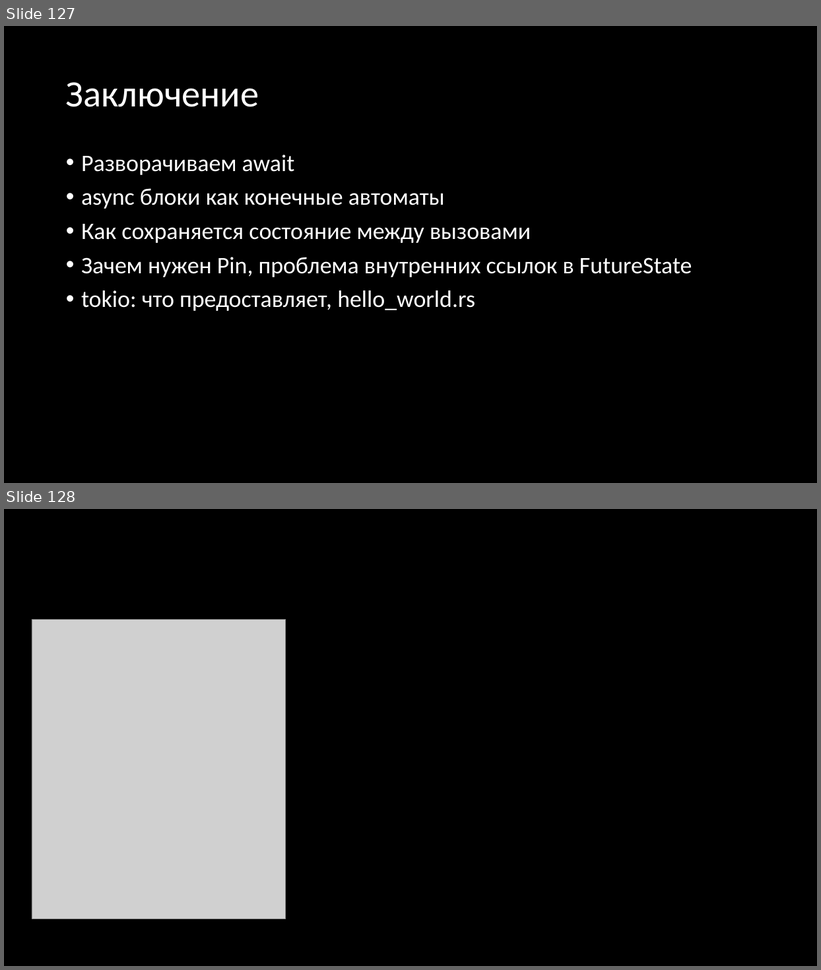
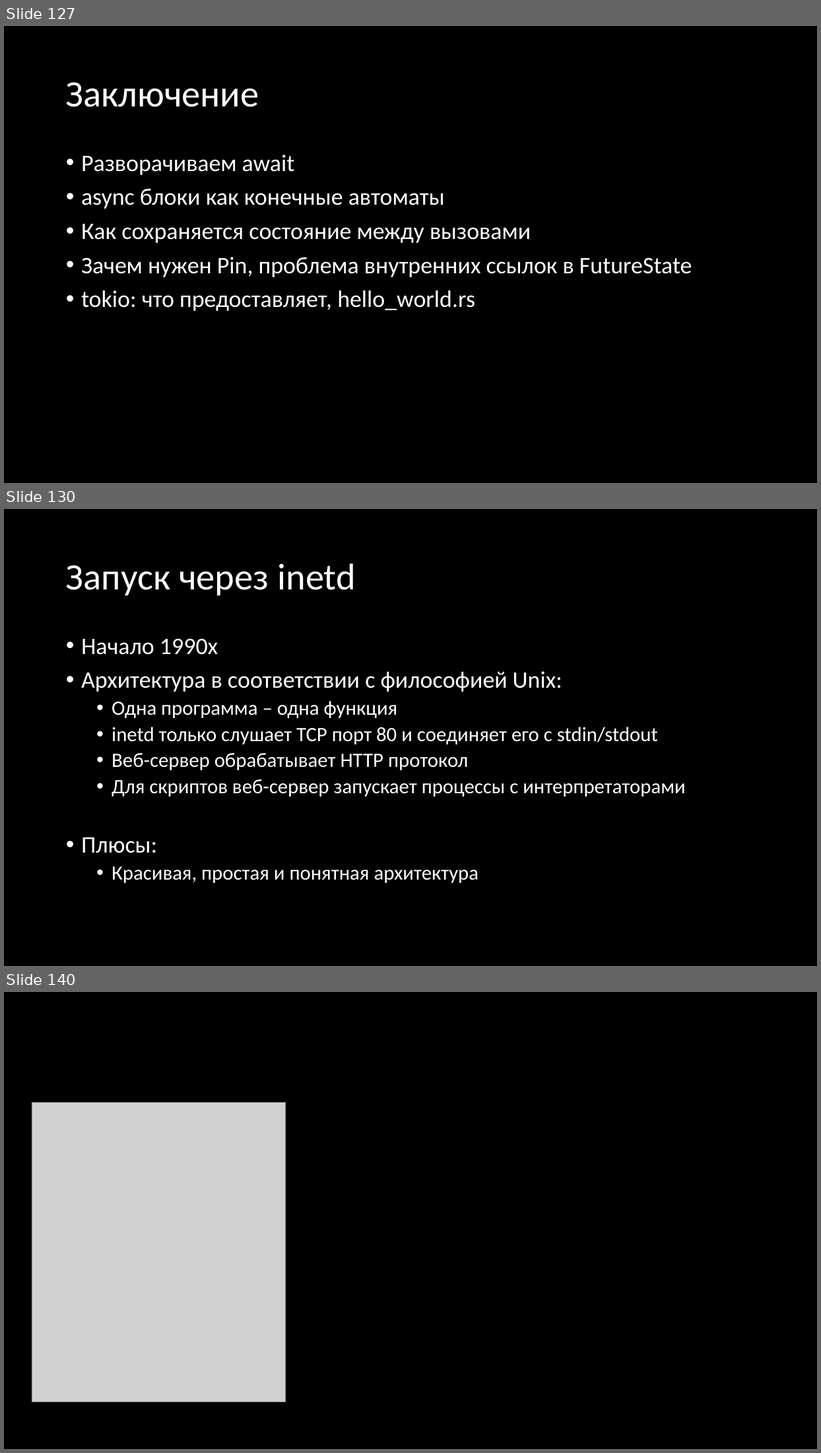
Before and after one commit to Gordon01/learn-rust, a slide deck: keynotes/Rust 2024.pptx. Shown one above the other, each under a label of ours: slides 127 and 128 before the commit, slides 127, 130 and 140 after it; the slides between them are not shown. The pictures are 821x970 and 821x1453 pixels, drawn with LibreOffice and Linux fonts; fonts in the diff are those of the drawing; grey boxes stand for pictures. Boxes give left, top, right and bottom in pixels: in the first picture for what was removed or moved away, otherwise in the second. Text is boxed around its words. In the diff, an @@ line names an element or a change of style, - is before the commit and + after.

Commit message:
Лекция 10, веб-серверы Co-authored-by: Alexander Sergeev <etc9053@gmail.com> Co-committed-by: Alexander Sergeev <etc9053@gmail.com>

```diff
--- a/keynotes/Rust 2024.pptx
+++ b/keynotes/Rust 2024.pptx
@@ slide 130 added at (4, 509, 817, 966), background #000000 @@
@@ title added at (66, 563, 356, 595), 44 pt, text #FFFFFF @@
+Запуск через inetd
@@ text added at (81, 638, 685, 883), 24 pt, text #FFFFFF @@
+• Начало 1990х
+• Архитектура в соответствии с философией Unix:
+  • Одна программа – одна функция
+  • inetd только слушает TCP порт 80 и соединяет его с stdin/stdout
+  • Веб-сервер обрабатывает HTTP протокол
+  • Для скриптов веб-сервер запускает процессы с интерпретаторами
+• Плюсы:
+  • Красивая, простая и понятная архитектура
@@ what was slide 128 is now slide 140 @@
```
Also in this commit, not shown: 11 other slides added, 2 other files.
